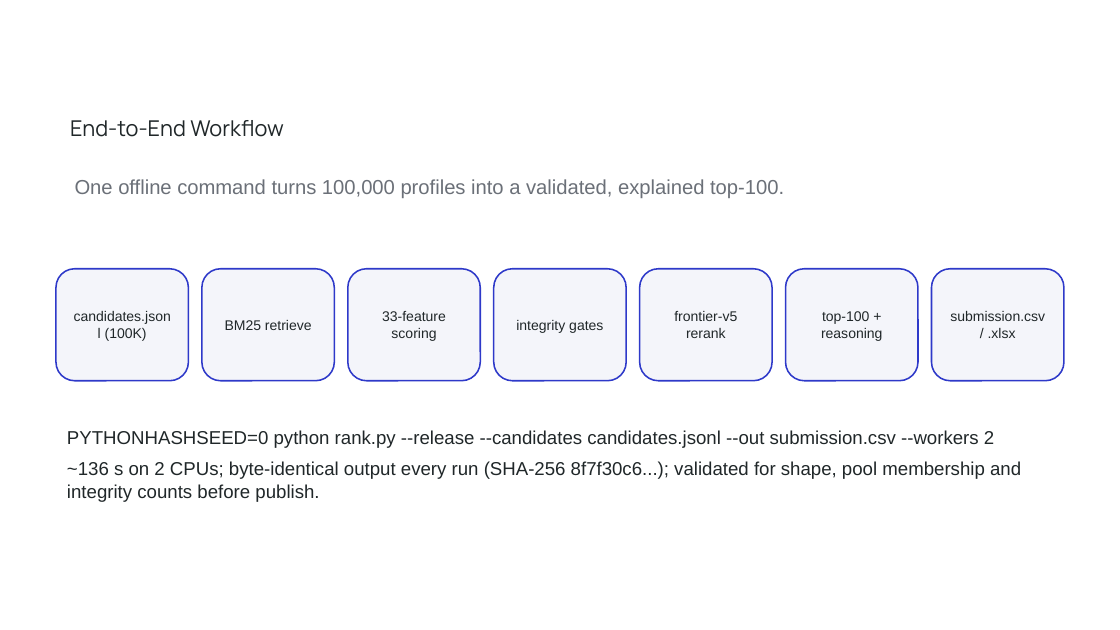
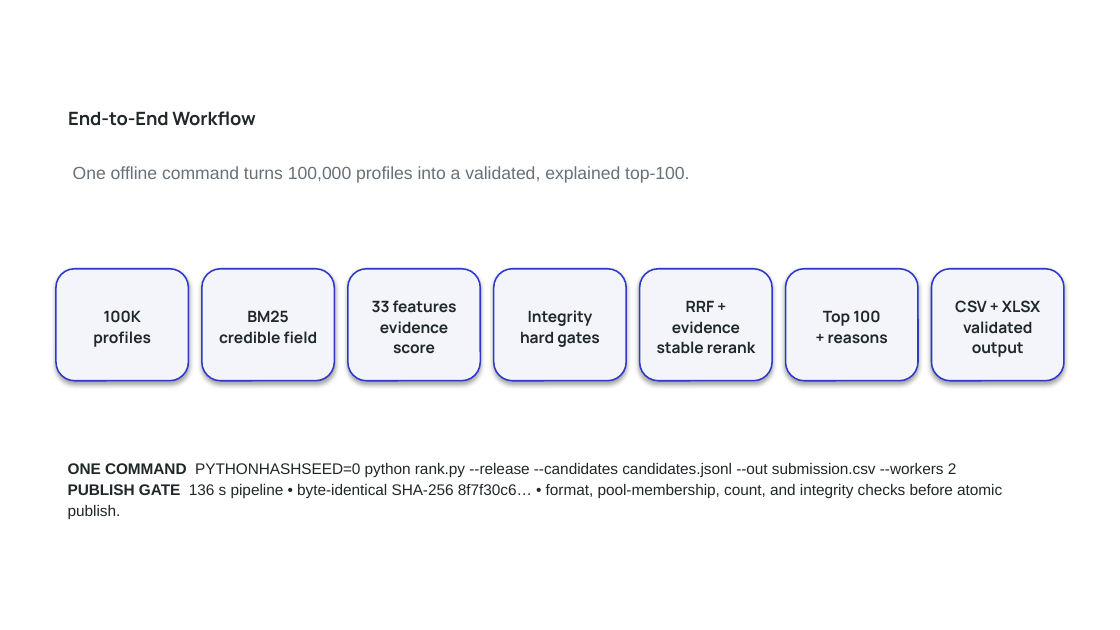
Before and after one commit to bansalbhunesh/redrob-hirefit-ranker, a slide deck: slide 6 of docs/HireFit_Submission_Deck.pptx. Drawn at 1120x630 pixels with LibreOffice and Linux fonts; fonts in the diff are those of the drawing; background and template pictures are left out. Boxes give left, top, right and bottom in pixels: in the first picture for what was removed or moved away, otherwise in the second. Text is boxed around its words. In the diff, an @@ line names an element or a change of style, - is before the commit and + after.

```diff
--- a/docs/HireFit_Submission_Deck.pptx
+++ b/docs/HireFit_Submission_Deck.pptx
@@ text "End-to-End Workflow" at (x1=68, y1=111, x2=255, y2=126): size 14 to 11.8 pt, bold on; line spacing 1.15 to 1 @@
@@ text "One offline command turns 100,000 ..." at (x1=73, y1=166, x2=689, y2=183): size 13 to 11.2 pt, text colour #6B7078 to #687078; line spacing 1.5 to 1.12 @@
@@ shadow on in 7 elements at (x1=494, y1=269, x2=626, y2=381), (x1=785, y1=269, x2=917, y2=381), (x1=932, y1=269, x2=1064, y2=381), (x1=56, y1=269, x2=188, y2=381), (x1=202, y1=269, x2=334, y2=381), (x1=348, y1=269, x2=480, y2=381), (x1=640, y1=269, x2=772, y2=381) @@
@@ text in rounded rectangle at (x1=93, y1=310, x2=151, y2=347): text changed; size 9 to 10 pt; font Arial to Manrope; bold on @@
-candidates.jsonl (100K)
+100K
+profiles
@@ text in rounded rectangle at (x1=219, y1=310, x2=318, y2=344): text changed; size 9 to 10 pt; font Arial to Manrope; bold on @@
-BM25 retrieve
+BM25
+credible field
@@ text in rounded rectangle at (x1=372, y1=300, x2=457, y2=354): text changed; size 9 to 10 pt; font Arial to Manrope; bold on @@
-33-feature scoring
+33 features
+evidence score
@@ text in rounded rectangle at (x1=520, y1=310, x2=600, y2=347): text changed; size 9 to 10 pt; font Arial to Manrope; bold on @@
-integrity gates
+Integrity
+hard gates
@@ text in rounded rectangle at (x1=657, y1=300, x2=755, y2=354): text changed; size 9 to 10 pt; font Arial to Manrope; bold on @@
-frontier-v5 rerank
+RRF + evidence
+stable rerank
@@ text in rounded rectangle at (x1=823, y1=310, x2=888, y2=344): text changed; size 9 to 10 pt; font Arial to Manrope; bold on @@
-top-100 + reasoning
+Top 100
++ reasons
@@ text in rounded rectangle at (x1=955, y1=300, x2=1040, y2=357): text changed; size 9 to 10 pt; font Arial to Manrope; bold on @@
-submission.csv / .xlsx
+CSV + XLSX
+validated output
@@ text "ONE COMMAND PYTHONHASHSEED=0 python rank.py ..." at (x1=68, y1=463, x2=1002, y2=519): vertical alignment top to middle @@
@@ text at (x1=68, y1=463, x2=1002, y2=519): text changed; size 12 to 9.9 pt @@
-PYTHONHASHSEED=0 python rank.py --release --candidates candidates.jsonl --out submission.csv --workers 2
-~136 s on 2 CPUs; byte-identical output every run (SHA-256 8f7f30c6...); validated for shape, pool membership and integrity counts before publish.
+ONE COMMAND PYTHONHASHSEED=0 python rank.py --release --candidates candidates.jsonl --out submission.csv --workers 2
+PUBLISH GATE 136 s pipeline • byte-identical SHA-256 8f7f30c6… • format, pool-membership, count, and integrity checks before atomic publish.
```
Also in this commit, not shown: 9 other slides changed, 1 slide added, 1 slide removed.
